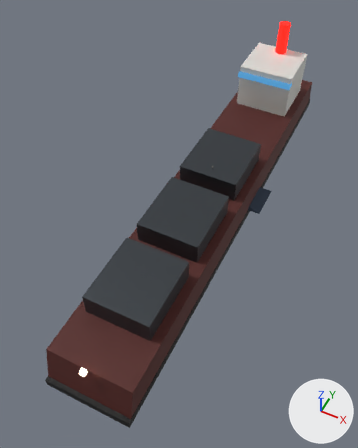
What one commit did to the glTF model assets/models/units.glb.
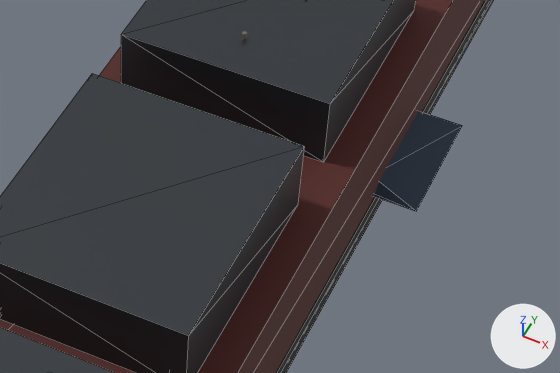
Each version is shown whole from a 50 mm lens placed at (31.5, -80.4, 88.2), pointed at (-2.9, -11.5, 2.1), then close up on the part from 41% to 83% of the width and 35% to 58% of the height. Every picture has the same lights, and +X, +Y and +Z are marked at lower right. The last two pictures show the newer version. The close-ups show mesh edges as thin lines.

In view in the first close-up: 'U_ship', 'U_superx' and 1 more.
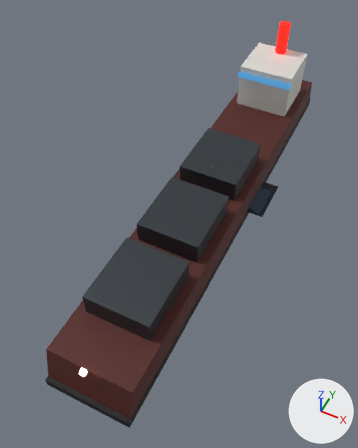
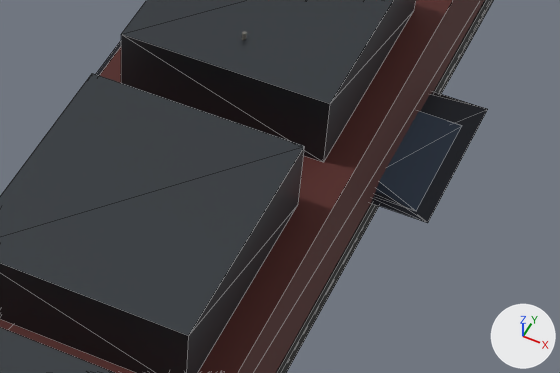
Pixel boxes [x1, y1, x2, y2] of what changed, in the close-ups (560 x 373 px):
'U_superx2', added (mostly hidden): after [96, 41, 488, 223]

Diff of the bpy script that builds the scene:
```diff
--- a/assets/models/units.glb.py
+++ b/assets/models/units.glb.py
@@ mat_u_mirror @@
+mat_u_mirror = principled_material('U_mirror')
+mat_u_mirror.base_color = (0.89, 0.523, 0.1)  # orange #f2bf59
+mat_u_mirror.metallic = 1.0
+mat_u_mirror.roughness = 0.12
+mat_u_mirror.emission_color = (0.276, 0.111, 0.0178)  # brown #8f5e24
+mat_u_mirror.emission_strength = 1.0
@@ mat_u_sx2 @@
+mat_u_sx2 = principled_material('U_sx2')
+mat_u_sx2.base_color = (0.022, 0.0245, 0.0331)  # dark grey #292b33
+mat_u_sx2.metallic = 0.7
+mat_u_sx2.roughness = 0.35
@@ me_u_superx2 @@
+me_u_superx2.from_pydata(...)  # 288 vertices, 516 faces; spans x -13.0..13.0, y -16.6..18.0, z -5.8..7.0
+# faces by material slot: [180, 12, 160, 12, 60, 92]
+me_u_superx2.materials.append(mat_u_gun)  # dark grey #4c5257
+me_u_superx2.materials.append(mat_u_glass)  # black #0d1217, glowing blue #5098cb
+me_u_superx2.materials.append(mat_u_lamp)  # pale yellow #ffffe5, glowing beige #ffebbf
+me_u_superx2.materials.append(mat_u_red)  # red #990d0a, glowing red #ff190d
+me_u_superx2.materials.append(mat_u_sx2)  # dark grey #292b33
+me_u_superx2.materials.append(mat_u_mirror)  # orange #f2bf59, glowing brown #8f5e24
@@ ob_u_superx2 @@
+ob_u_superx2 = bpy.data.objects.new('U_superx2', me_u_superx2)
+ob_u_superx2.location = (0.0, 0.0, 0.0)
```
